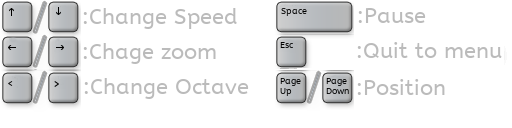
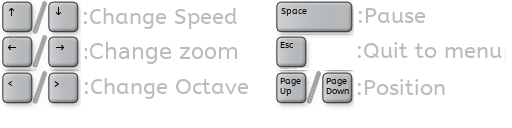
Revision of a layered 512px x 128px image; what changed, layer by layer:
painted on "Change zoom" over box(83, 42, 237, 64)
